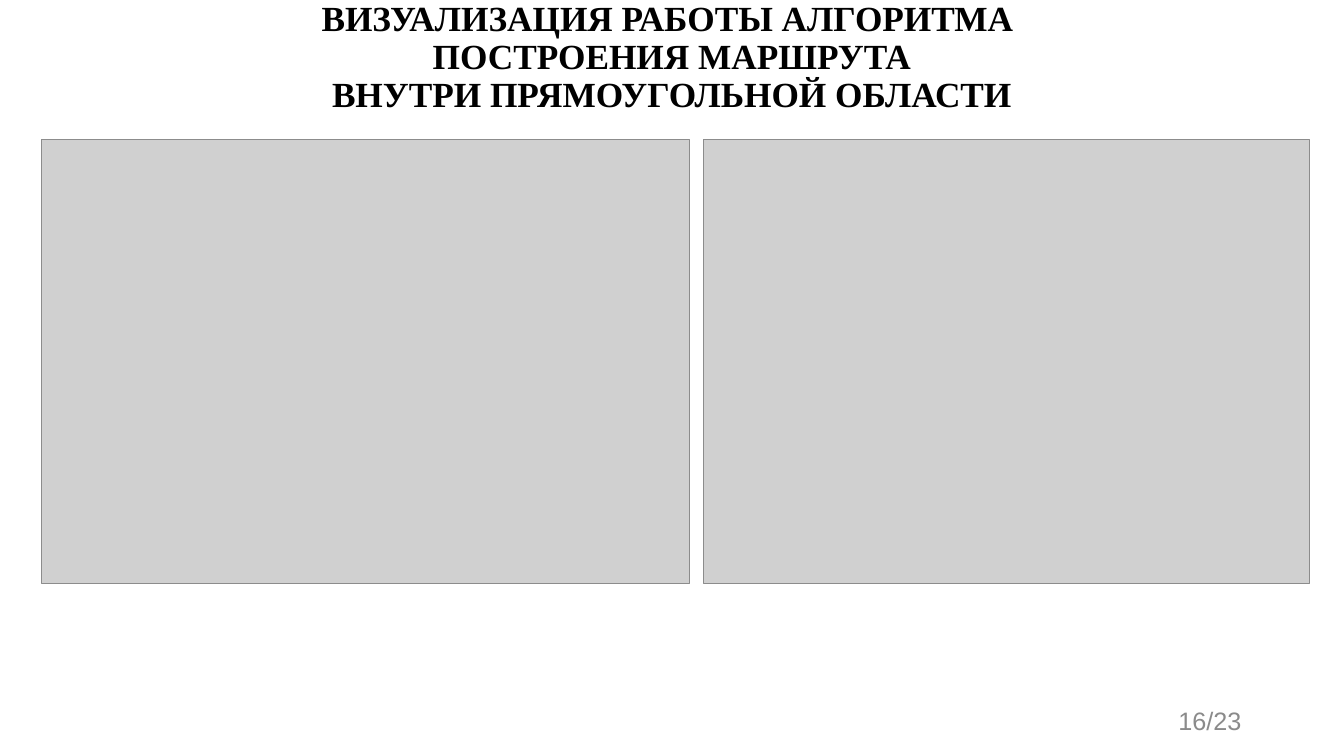
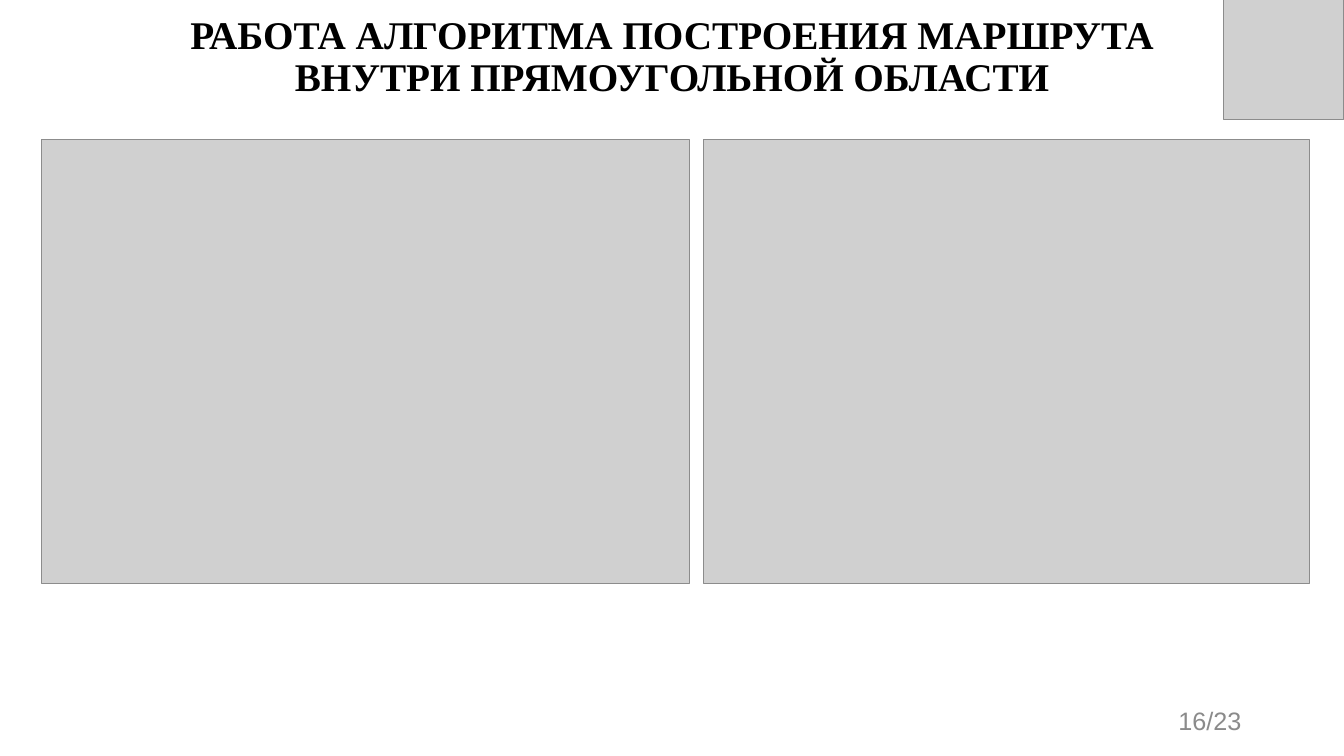
Before and after one commit to evgenkot/uav-route-calculation, a slide deck: slide 16 of doc/GQW/Raschupkin_EV_UAV_Route_Planning.pptx. Drawn at 1344x756 pixels with LibreOffice and Linux fonts; fonts in the diff are those of the drawing; grey boxes stand for pictures. Boxes give left, top, right and bottom in pixels: in the first picture for what was removed or moved away, otherwise in the second. Text is boxed around its words. In the diff, an @@ line names an element or a change of style, - is before the commit and + after.

```diff
--- a/doc/GQW/Raschupkin_EV_UAV_Route_Planning.pptx
+++ b/doc/GQW/Raschupkin_EV_UAV_Route_Planning.pptx
@@ title at bbox=[190, 23, 1153, 92]: text changed; size 25.2 to 28 pt @@
-ВИЗУАЛИЗАЦИЯ РАБОТЫ АЛГОРИТМА
-ПОСТРОЕНИЯ МАРШРУТА
-ВНУТРИ ПРЯМОУГОЛЬНОЙ ОБЛАСТИ
+РАБОТА АЛГОРИТМА ПОСТРОЕНИЯ МАРШРУТА
+ВНУТРИ ПРЯМОУГОЛЬНОЙ ОБЛАСТИ
@@ picture added at bbox=[1224, 0, 1344, 120] @@
```
Also in this commit, not shown: 22 other slides changed.
